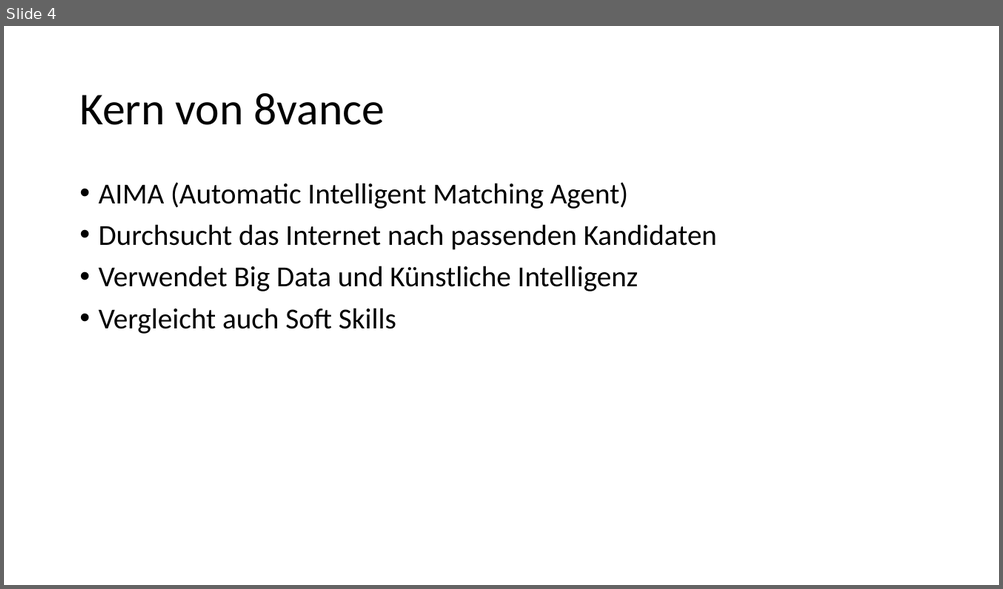
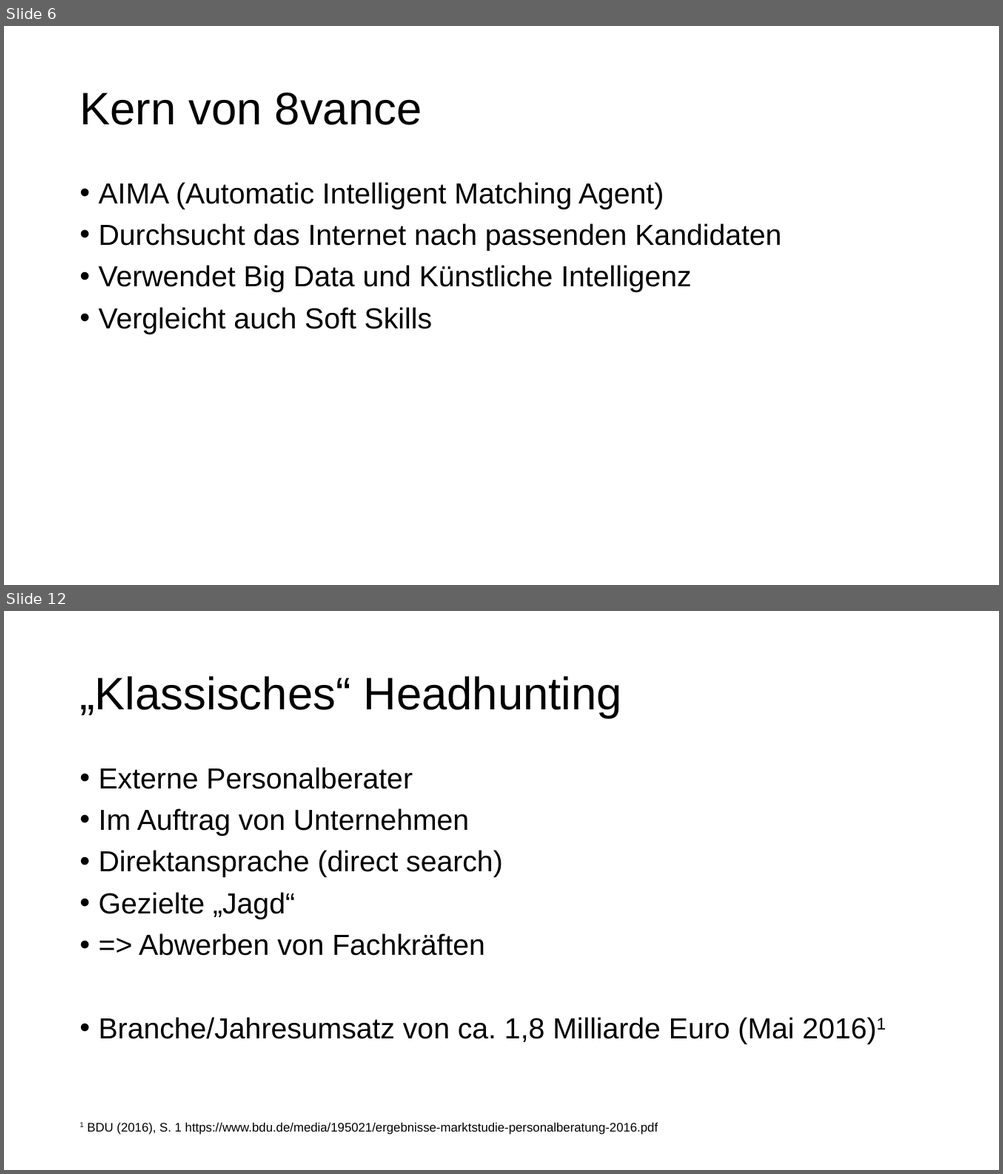
Before and after one commit to Fewa93/8vance, a slide deck: 8vance.pptx. Shown one above the other, each under a label of ours: slide 4 before the commit, slides 6 and 12 after it; the slides between them are not shown. The pictures are 1003x589 and 1003x1174 pixels, drawn with LibreOffice and Linux fonts; fonts in the diff are those of the drawing. Boxes give left, top, right and bottom in pixels: in the first picture for what was removed or moved away, otherwise in the second. Text is boxed around its words. In the diff, an @@ line names an element or a change of style, - is before the commit and + after.

```diff
--- a/8vance.pptx
+++ b/8vance.pptx
@@ slide 12 added at (x1=4, y1=611, x2=999, y2=1170), background #FFFFFF @@
@@ title added at (x1=79, y1=676, x2=622, y2=718), 44 pt, text #000000 @@
+„Klassisches“ Headhunting
@@ text added at (x1=99, y1=767, x2=886, y2=1045), 28 pt, text #000000 @@
+• Externe Personalberater
+• Im Auftrag von Unternehmen
+• Direktansprache (direct search)
+• Gezielte „Jagd“
+• => Abwerben von Fachkräften
+• Branche/Jahresumsatz von ca. 1,8 Milliarde Euro (Mai 2016)1
@@ text added at (x1=79, y1=1122, x2=657, y2=1135), 12 pt, text #000000 @@
+1 BDU (2016), S. 1 https://www.bdu.de/media/195021/ergebnisse-marktstudie-personalberatung-2016.pdf
@@ what was slide 4 is now slide 6 @@
@@ slide 6 changed as well @@
@@ title "Kern von 8vance" at (x1=79, y1=93, x2=422, y2=125): font Calibri to Arial @@
@@ text "AIMA (Automatic Intelligent Matching Agent)" at (x1=99, y1=182, x2=781, y2=335): font Calibri to Arial @@
```
Also in this commit, not shown: 4 other slides changed, 9 other slides added, 9 other files.
